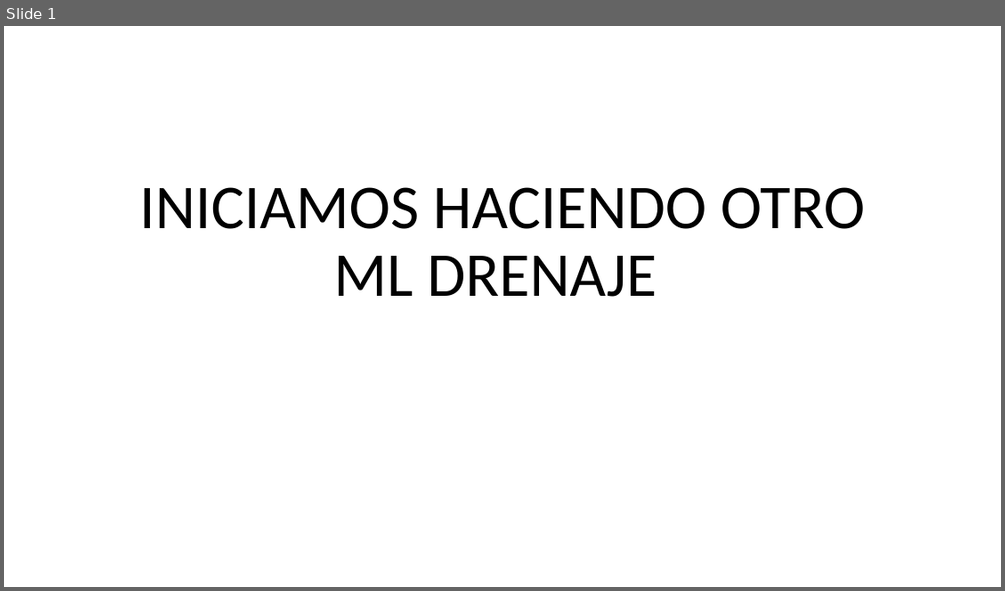
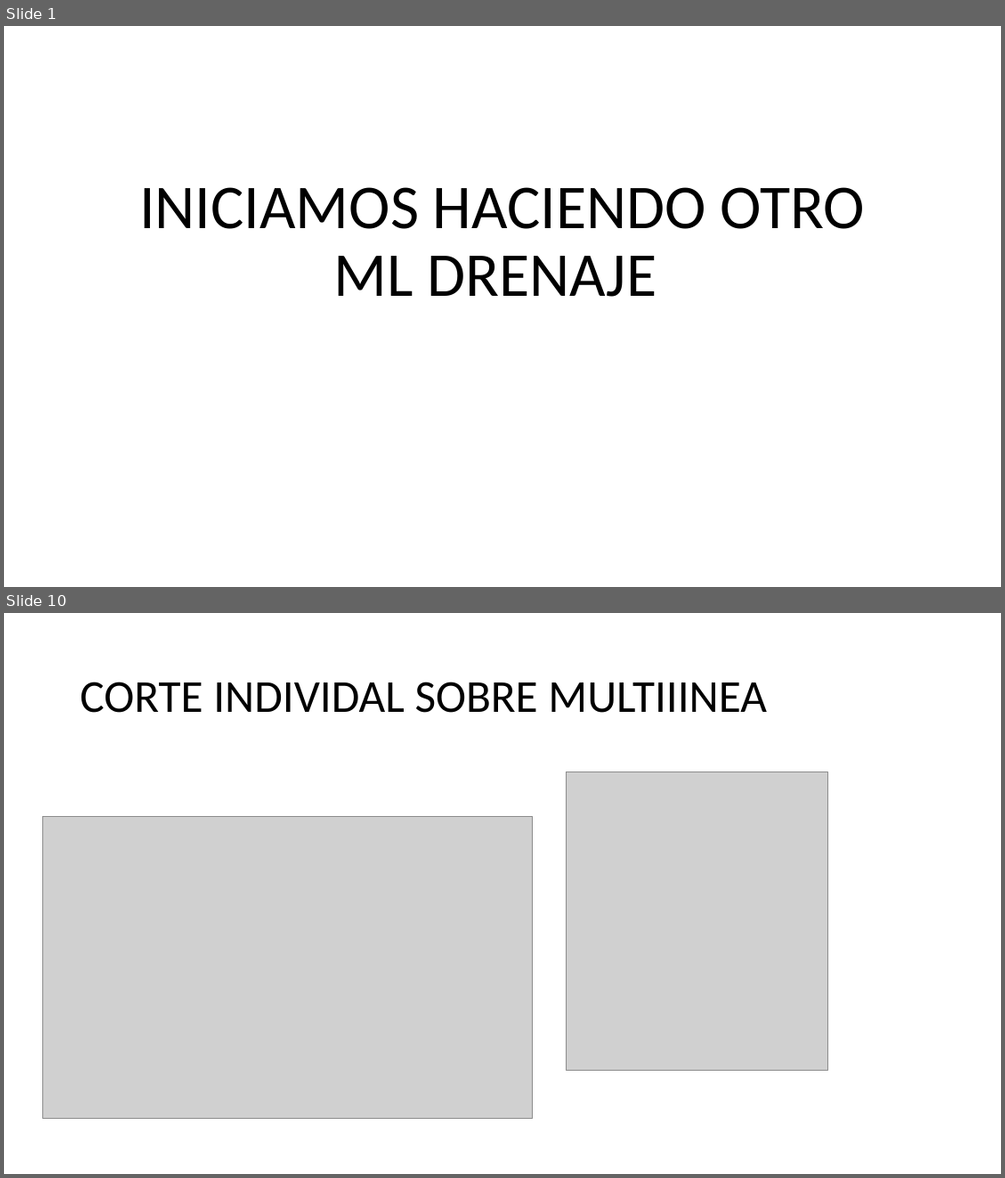
Before and after one commit to IvanRivera007/gitdocs-2026, a slide deck: AUTOCAD INTECAP/apuntes powerpoint/CLASE 10, Miercoles 18 Marzo.pptx. Shown one above the other, each under a label of ours: slide 1 before the commit, slides 1 and 10 after it; the slides between them are not shown. The pictures are 1005x591 and 1005x1178 pixels, drawn with LibreOffice and Linux fonts; fonts in the diff are those of the drawing; grey boxes stand for pictures. Boxes give left, top, right and bottom in pixels: in the first picture for what was removed or moved away, otherwise in the second. Text is boxed around its words. In the diff, an @@ line names an element or a change of style, - is before the commit and + after.

```diff
--- a/AUTOCAD INTECAP/apuntes powerpoint/CLASE 10, Miercoles 18 Marzo.pptx
+++ b/AUTOCAD INTECAP/apuntes powerpoint/CLASE 10, Miercoles 18 Marzo.pptx
@@ slide 10 added at [4,613,1001,1174], background #FFFFFF @@
@@ title added at [80,682,767,713], 44 pt, text #000000 @@
+CORTE INDIVIDAL SOBRE MULTIIINEA
@@ picture added at [566,772,828,1070] @@
@@ picture added at [43,817,532,1118] @@
```
Also in this commit, not shown: 16 other slides added, 6 slides removed, 4 other files.
